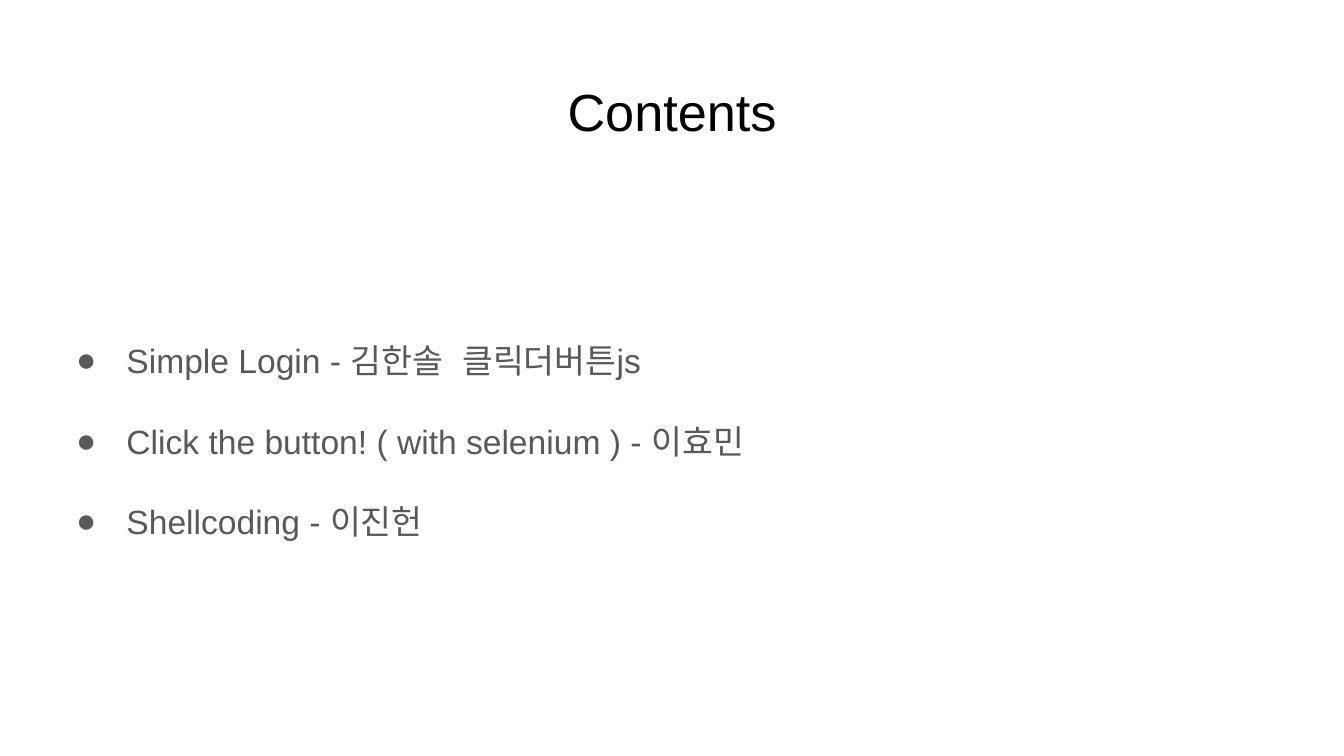
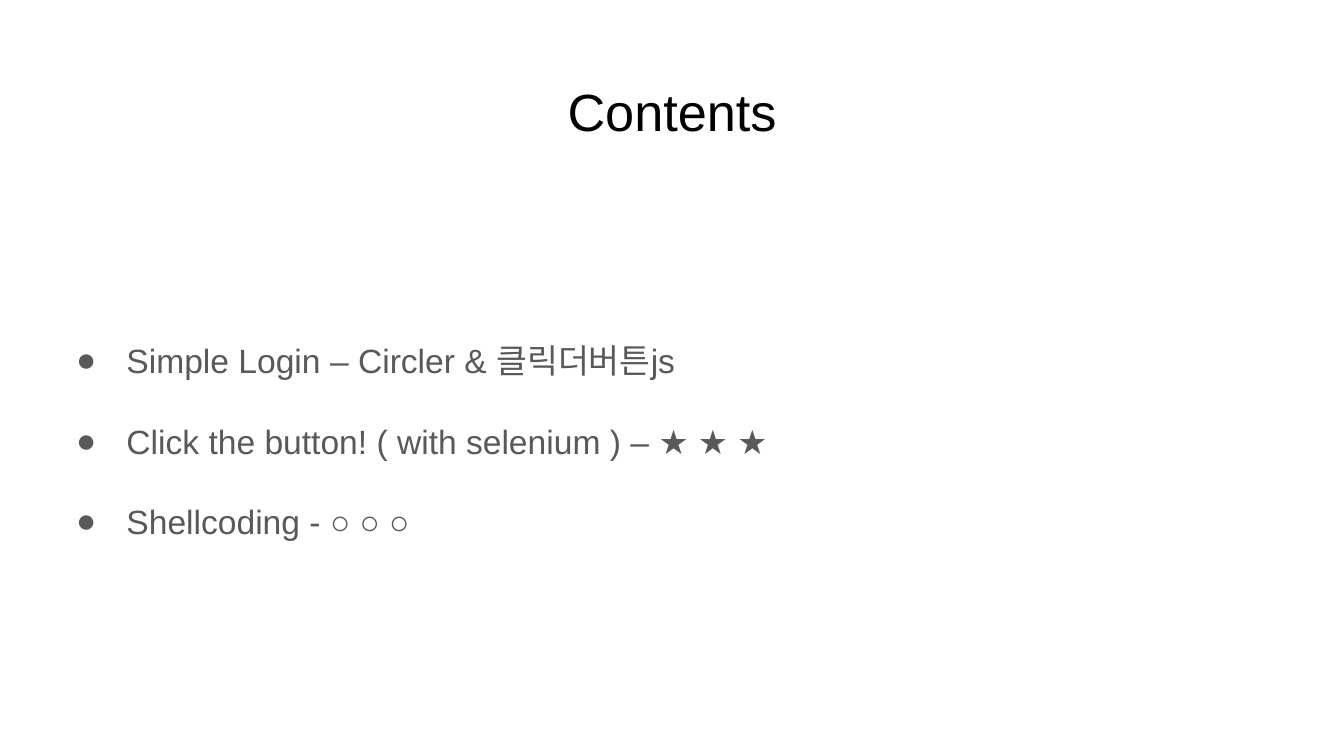
Before and after one commit to Circler-K/writeup, a slide deck: slide 2 of CTF/sunrinHD2018/SUNRINT_HACKING_PRESENTATION.pptx. Drawn at 1344x756 pixels with LibreOffice and Linux fonts; fonts in the diff are those of the drawing. Boxes give left, top, right and bottom in pixels: in the first picture for what was removed or moved away, otherwise in the second. Text is boxed around its words. In the diff, an @@ line names an element or a change of style, - is before the commit and + after.

```diff
--- a/CTF/sunrinHD2018/SUNRINT_HACKING_PRESENTATION.pptx
+++ b/CTF/sunrinHD2018/SUNRINT_HACKING_PRESENTATION.pptx
@@ text at <box>126,345,675,540</box>: text changed @@
-● Simple Login - 김한솔 클릭더버튼js
-● Click the button! ( with selenium ) - 이효민
-● Shellcoding - 이진헌
+● Simple Login – Circler & 클릭더버튼js
+● Click the button! ( with selenium ) – ★ ★ ★
+● Shellcoding - ○ ○ ○
```
Also in this commit, not shown: 1 other slide changed, 1 other file.
